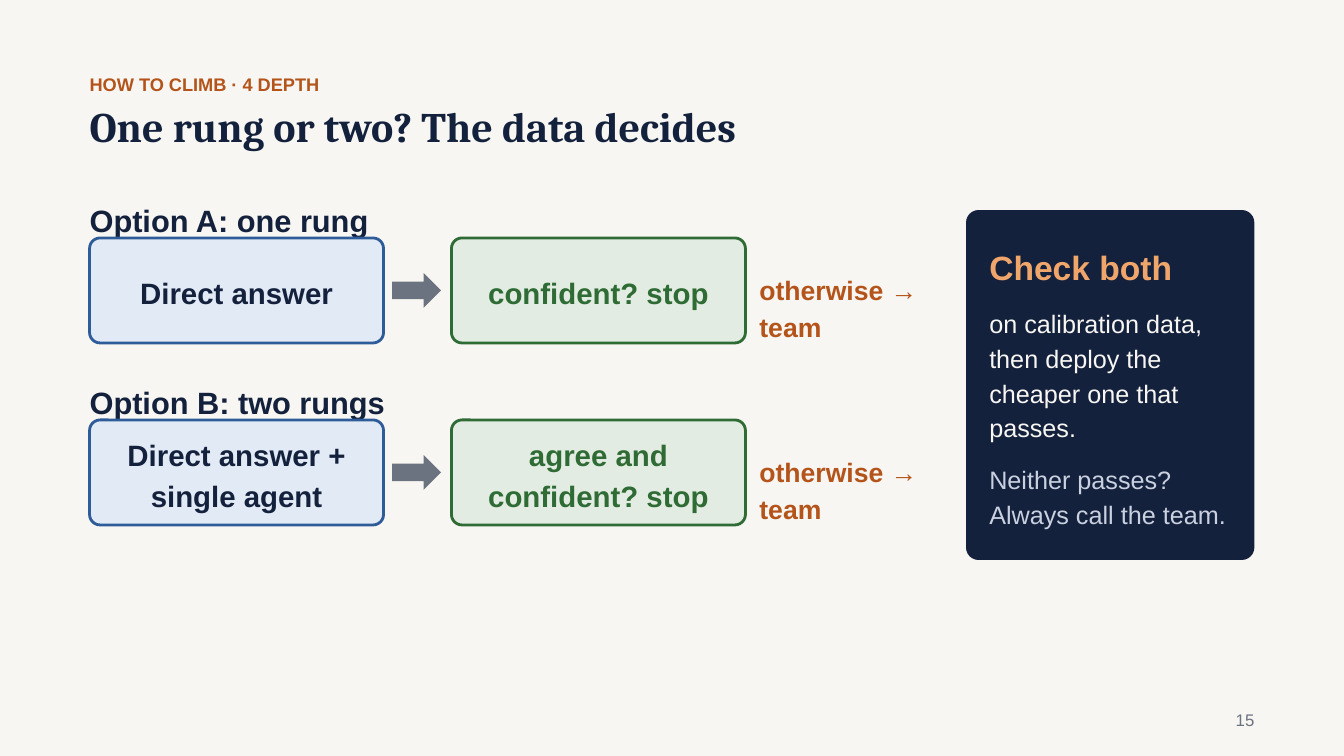
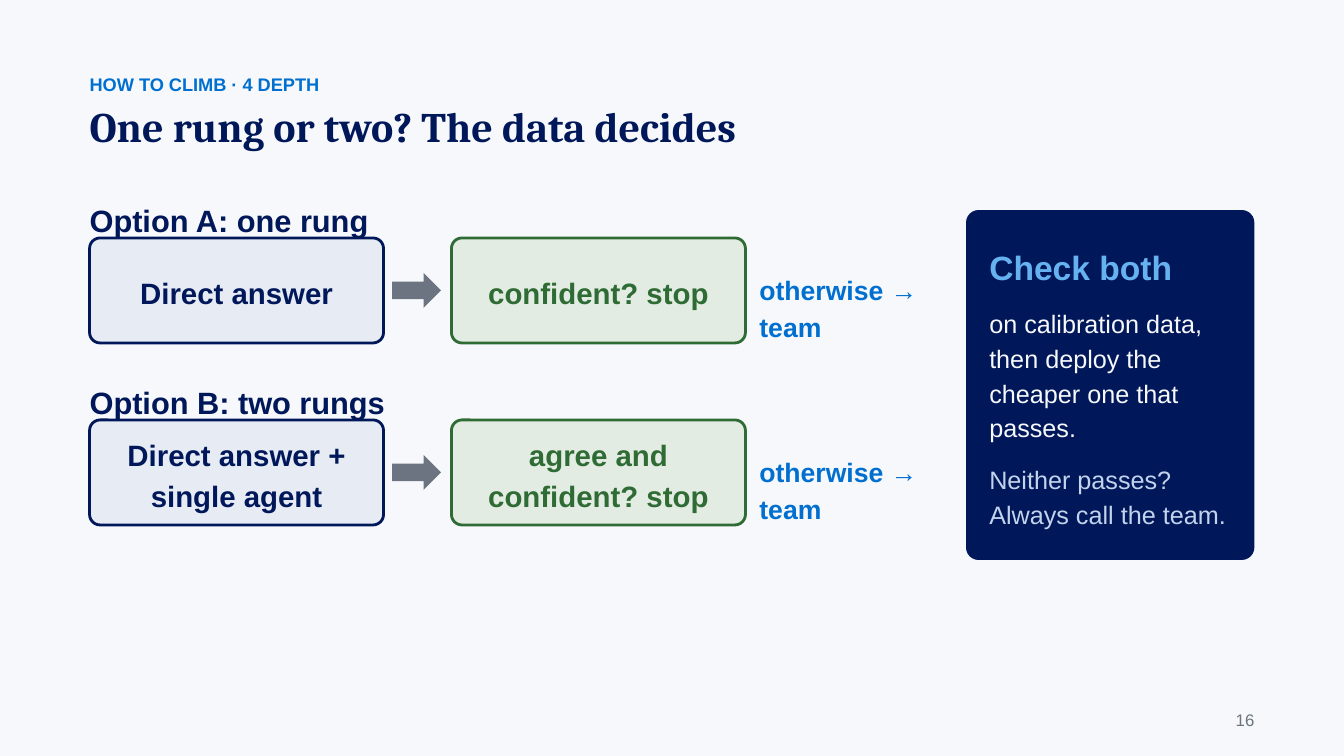
Before and after one commit to gaoj21/tokenbank, a slide deck: slide 16 of slides/CLIMB_talk.pptx (slide 15 before the commit). Drawn at 1344x756 pixels with LibreOffice and Linux fonts; fonts in the diff are those of the drawing. Boxes give left, top, right and bottom in pixels: in the first picture for what was removed or moved away, otherwise in the second. Text is boxed around its words. In the diff, an @@ line names an element or a change of style, - is before the commit and + after.

```diff
--- a/slides/CLIMB_talk.pptx
+++ b/slides/CLIMB_talk.pptx
@@ background #F7F6F2 to #F6F8FB @@
@@ rounded rectangle "Direct answer" at box(90, 238, 384, 343): text colour #14213D to #00175A; fill #E2EAF5 to #E6EBF4; outline #2E5C99 2 pt to #00175A 2 pt @@
@@ rounded rectangle "Check both" at box(966, 210, 1254, 560): text colour #F0A66B to #66B2F0 in "Check both"; text colour #F7F6F2 to #F6F8FB in "on calibration data, then deploy the cheaper ..."; text colour #C9D1E0 to #C3D3EC in "Neither passes? Always call the team."; fill #14213D to #00175A @@
@@ text colour #14213D to #00175A in 3 elements at box(90, 112, 736, 152), box(90, 209, 368, 237), box(90, 391, 384, 419) @@
@@ rounded rectangle "Direct answer + single agent" at box(90, 420, 384, 525): text colour #14213D to #00175A; fill #E2EAF5 to #E6EBF4; outline #2E5C99 2 pt to #00175A 2 pt @@
@@ text colour #B4541A to #006FCF in 3 elements at box(90, 78, 320, 91), box(759, 280, 883, 338), box(759, 462, 883, 520) @@
```
Also in this commit, not shown: 19 other slides changed, 2 slides added, 17 other files.
